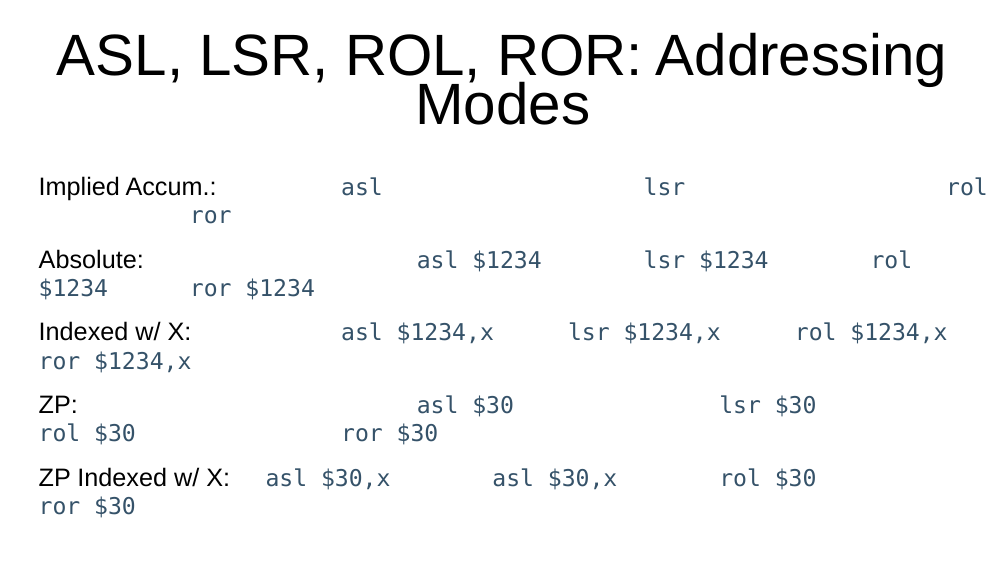
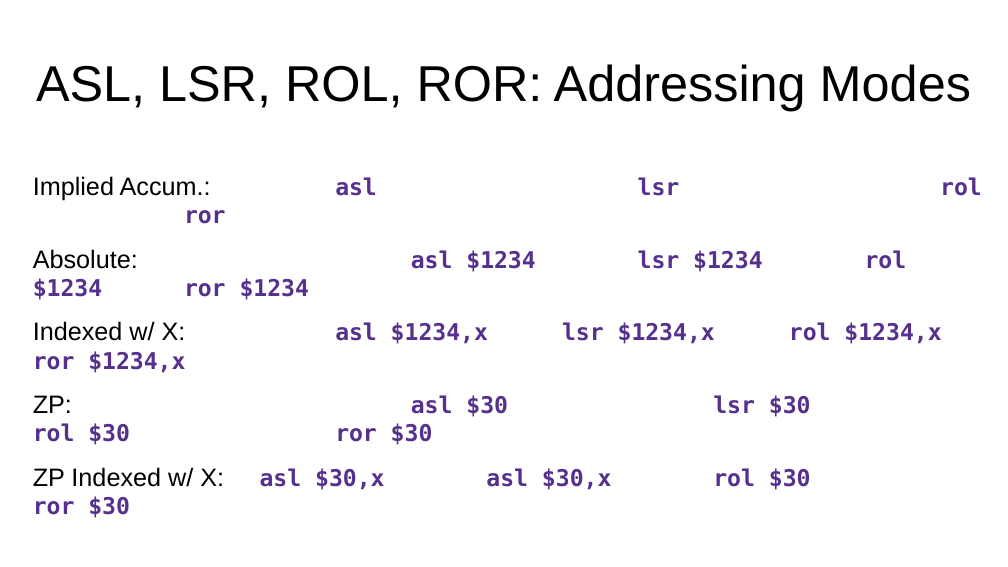
Before and after one commit to SlithyMatt/x16-assembly-tutorial, a slide deck: slide 11 of Lesson4/Lesson4.odp. Drawn at 1008x567 pixels with LibreOffice and Linux fonts; fonts in the diff are those of the drawing. Boxes give left, top, right and bottom in pixels: in the first picture for what was removed or moved away, otherwise in the second. Text is boxed around its words. In the diff, an @@ line names an element or a change of style, - is before the commit and + after.

```diff
--- a/Lesson4/Lesson4.odp
+++ b/Lesson4/Lesson4.odp
@@ title "ASL, LSR, ROL, ROR: Addressing ...": place and size @@
-title "ASL, LSR, ROL, ROR: Addressing ..." at box(57, 32, 948, 125)
+title "ASL, LSR, ROL, ROR: Addressing ..." at box(36, 64, 971, 111)
@@ title "ASL, LSR, ROL, ROR: Addressing ..." at box(36, 64, 971, 111): size 55.5 to 48 pt; line spacing 0.7 to 0.9 @@
@@ text "Implied Accum.: asl lsr rol ..." at box(33, 176, 982, 490): text colour #355269 to #55308D, bold on in "asl lsr rol ror", "asl $1234 lsr $1234 rol $1234 ror ...", "asl $1234,x lsr $1234,x rol $1234,x ror ...", "asl $30 lsr $30 rol $30 ror ..." and 1 more places @@
```
Also in this commit, not shown: 10 other slides changed, 2 slides added, 3 slides removed, 3 other files.
